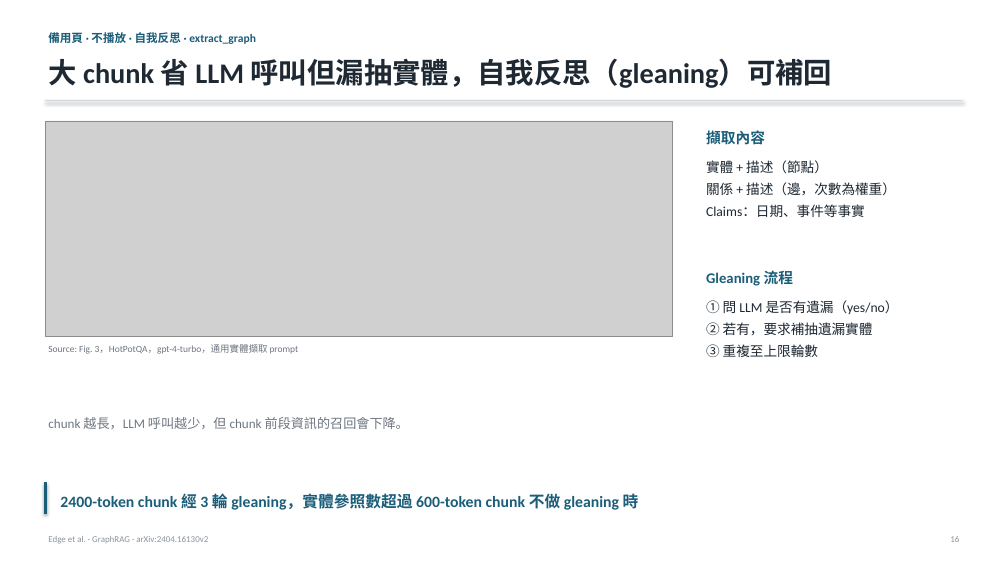
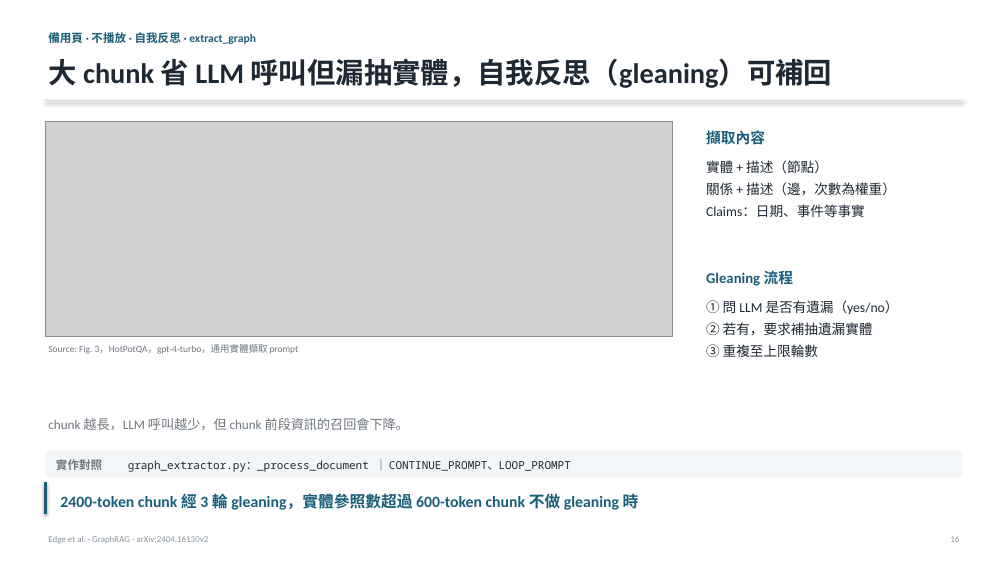
Before and after one commit to Moris-Zhan/CV-RAG-LLM-Papers, a slide deck: slide 16 of RAG/2024_GraphRAG/slides_zh-TW.pptx. Drawn at 1008x567 pixels with LibreOffice and Linux fonts; fonts in the diff are those of the drawing; grey boxes stand for pictures. Boxes give left, top, right and bottom in pixels: in the first picture for what was removed or moved away, otherwise in the second. Text is boxed around its words. In the diff, an @@ line names an element or a change of style, - is before the commit and + after.

```diff
--- a/RAG/2024_GraphRAG/slides_zh-TW.pptx
+++ b/RAG/2024_GraphRAG/slides_zh-TW.pptx
@@ rectangle added at (45,451,963,477), fill #F2F6F8 @@
@@ text added at (56,459,102,470), 11 pt, text #6E7680, bold @@
+實作對照
@@ text added at (128,460,571,472), 10.5 pt, text #1F2933 @@
+graph_extractor.py：_process_document ｜ CONTINUE_PROMPT、LOOP_PROMPT
```
Also in this commit, not shown: 8 other slides changed, 3 other files.
